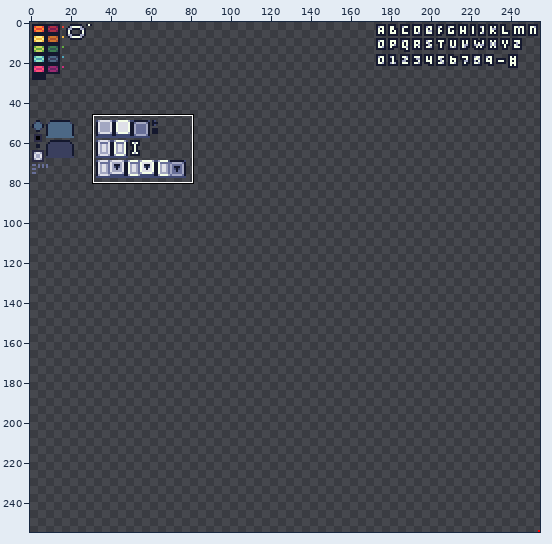
Pixel-art file, stored at res/spr.aseprite. Above, an overview of the earlier version with the close-up marked.
Close-up. Before the commit:
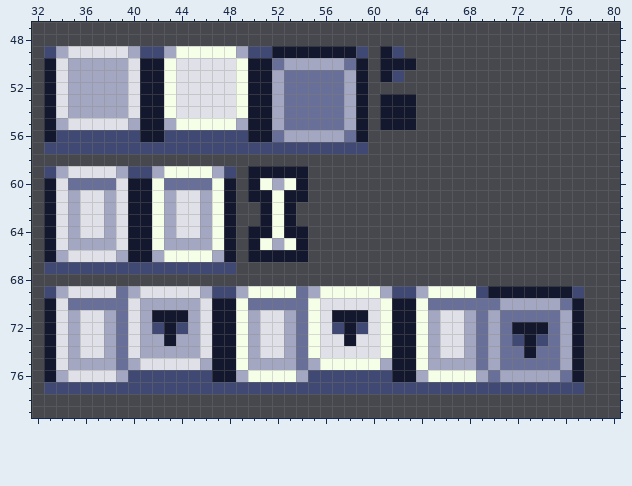
255x255 pixels, 1 frame. Shown: x 32..80, y 47..79.
Now the later version:
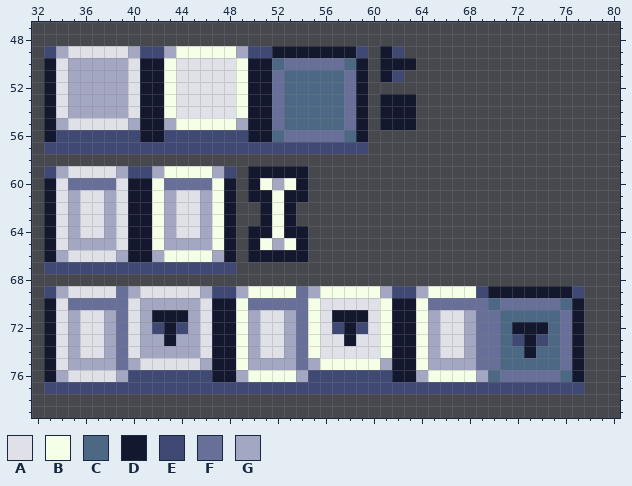
Palette (. is transparent): A #dfe0e8  B #f5ffe8  C #4c6885  D #14182e  E #404973  F #686f99  G #a3a7c2
Author's note on the commit: feel: recolor active button
The edit:
{"y":50,"x":52,"old":"FGGGGGF","new":"CFFFFFC"}
{"y":51,"x":52,"old":"GFFFFFG","new":"FCCCCCF"}
{"y":52,"x":52,"old":"GFFFFFG","new":"FCCCCCF"}
{"y":53,"x":52,"old":"GFFFFFG","new":"FCCCCCF"}
{"y":54,"x":52,"old":"GFFFFFG","new":"FCCCCCF"}
{"y":55,"x":52,"old":"GFFFFFG","new":"FCCCCCF"}
{"y":56,"x":52,"old":"FGGGGGF","new":"CFFFFFC"}
{"y":70,"x":70,"old":"FGGGGGF","new":"CFFFFFC"}
{"y":71,"x":70,"old":"GFFFFFG","new":"FCCCCCF"}
{"y":72,"x":70,"old":"GF","new":"FC"}
{"y":72,"x":75,"old":"FG","new":"CF"}
{"y":73,"x":70,"old":"GF","new":"FC"}
{"y":73,"x":75,"old":"FG","new":"CF"}
{"y":74,"x":70,"old":"GFF","new":"FCC"}
{"y":74,"x":74,"old":"FFG","new":"CCF"}
{"y":75,"x":70,"old":"GFFFFFG","new":"FCCCCCF"}
{"y":76,"x":70,"old":"FGGGGGF","new":"CFFFFFC"}
{"label":"changed","picture_box":[272,58,356,142]}
{"label":"changed","picture_box":[488,298,572,382]}
